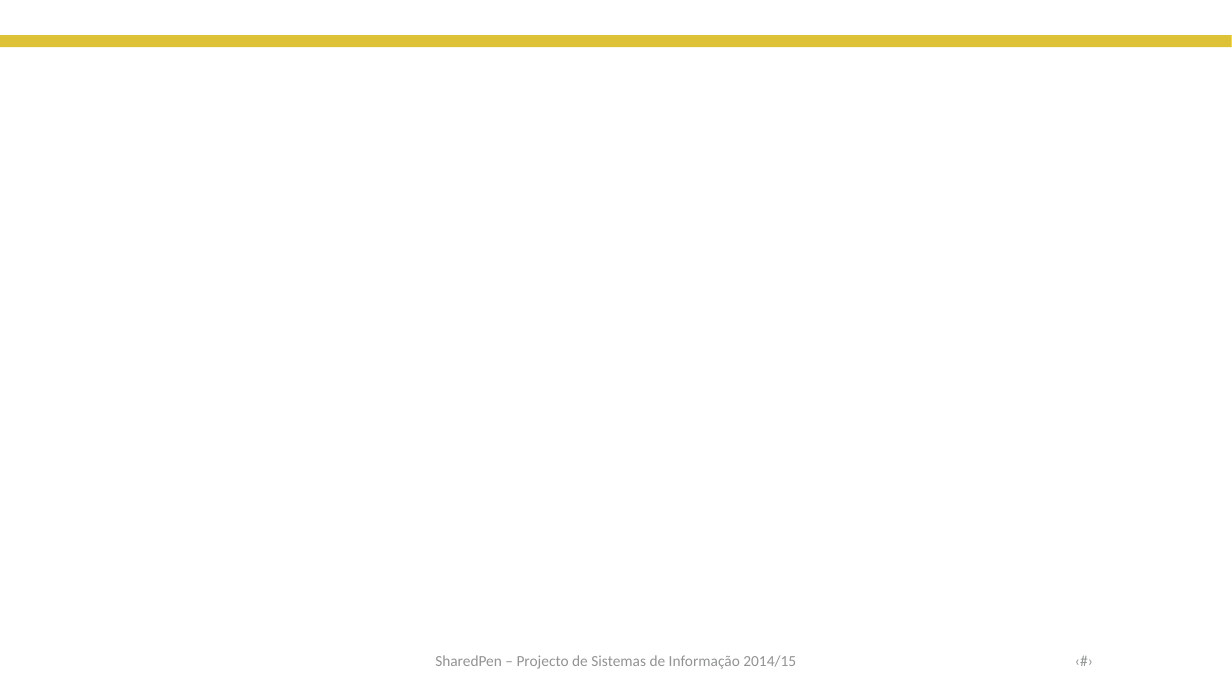
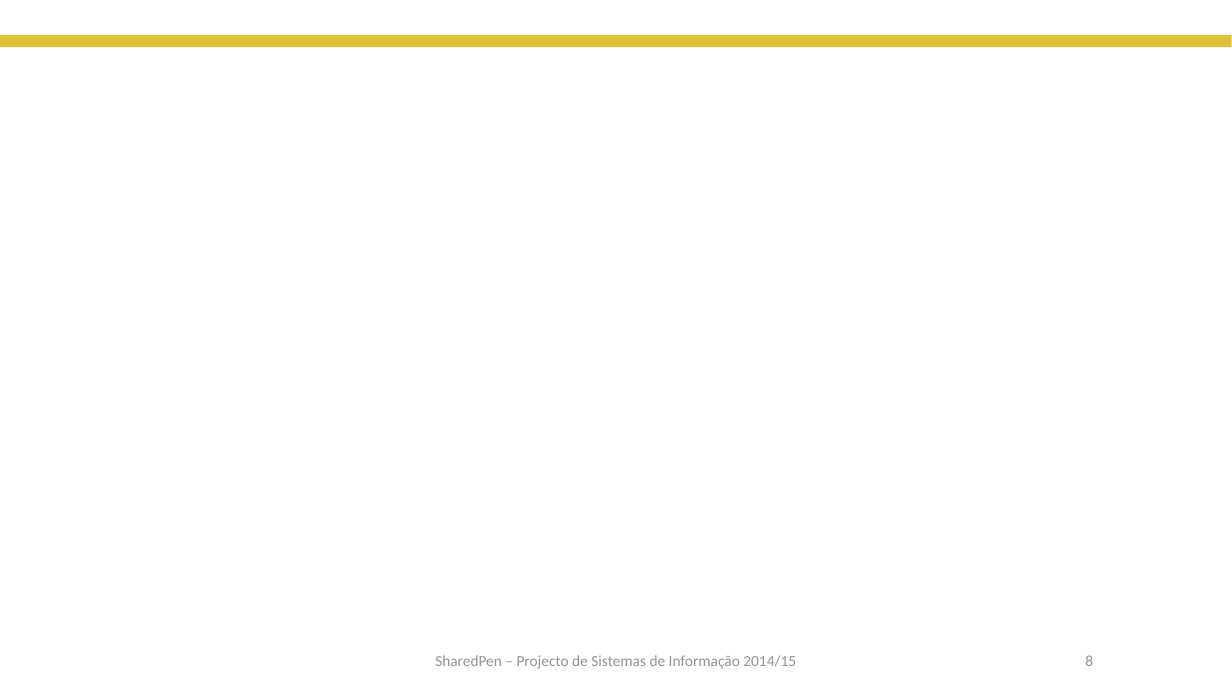
Before and after one commit to claudioRcarvalho/sharedpen_doc, a slide deck: slide 8 of Apresentação_Professoras.pptx. Drawn at 1232x693 pixels with LibreOffice and Linux fonts; fonts in the diff are those of the drawing; background and template pictures are left out. Boxes give left, top, right and bottom in pixels: in the first picture for what was removed or moved away, otherwise in the second. Text is boxed around its words. In the diff, an @@ line names an element or a change of style, - is before the commit and + after.

```diff
--- a/Apresentação_Professoras.pptx
+++ b/Apresentação_Professoras.pptx
@@ text removed at (904,642,1103,679) @@
-‹#›
@@ page number added at (1085,655,1093,666), 12 pt, text #929594 @@
+8
```
Also in this commit, not shown: 9 other slides changed.
